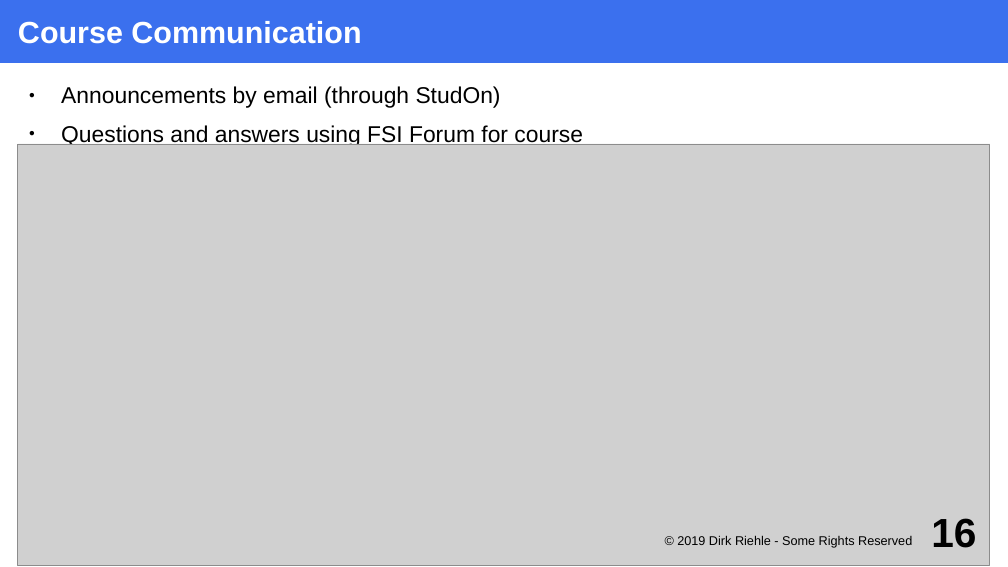
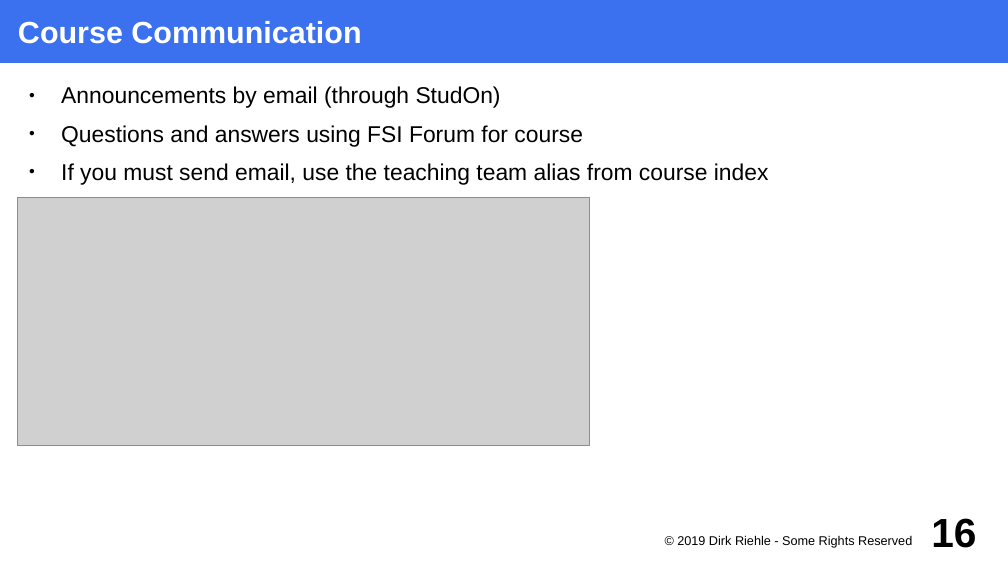
Before and after one commit to dirkriehle/foss-course, a slide deck: slide 16 of Lecture slides/FOSS A01 - Course Introduction.odp. Drawn at 1008x567 pixels with LibreOffice and Linux fonts; fonts in the diff are those of the drawing; grey boxes stand for pictures. Boxes give left, top, right and bottom in pixels: in the first picture for what was removed or moved away, otherwise in the second. Text is boxed around its words. In the diff, an @@ line names an element or a change of style, - is before the commit and + after.

```diff
--- a/Lecture slides/FOSS A01 - Course Introduction.odp
+++ b/Lecture slides/FOSS A01 - Course Introduction.odp
@@ text at box(61, 163, 769, 185): paragraph added @@
+● If you must send email, use the teaching team alias from course index
@@ picture: place and size @@
-picture at box(18, 144, 991, 565)
+picture at box(18, 198, 590, 446)
```
Also in this commit, not shown: 1 other file.
